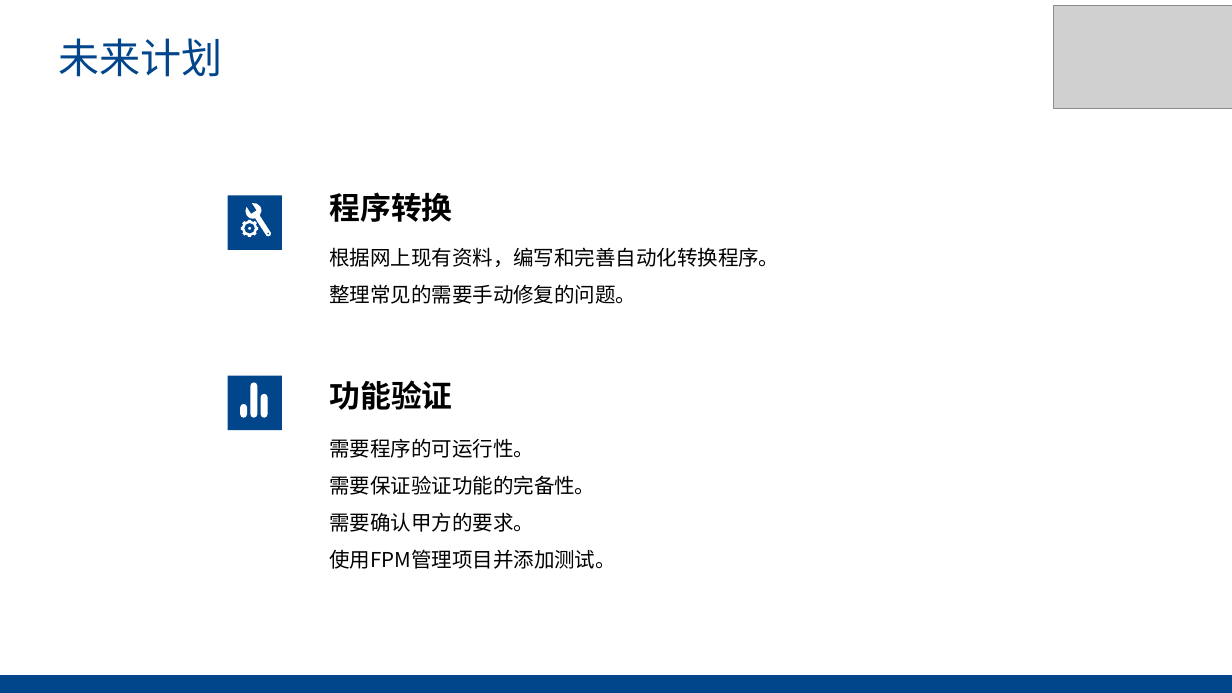
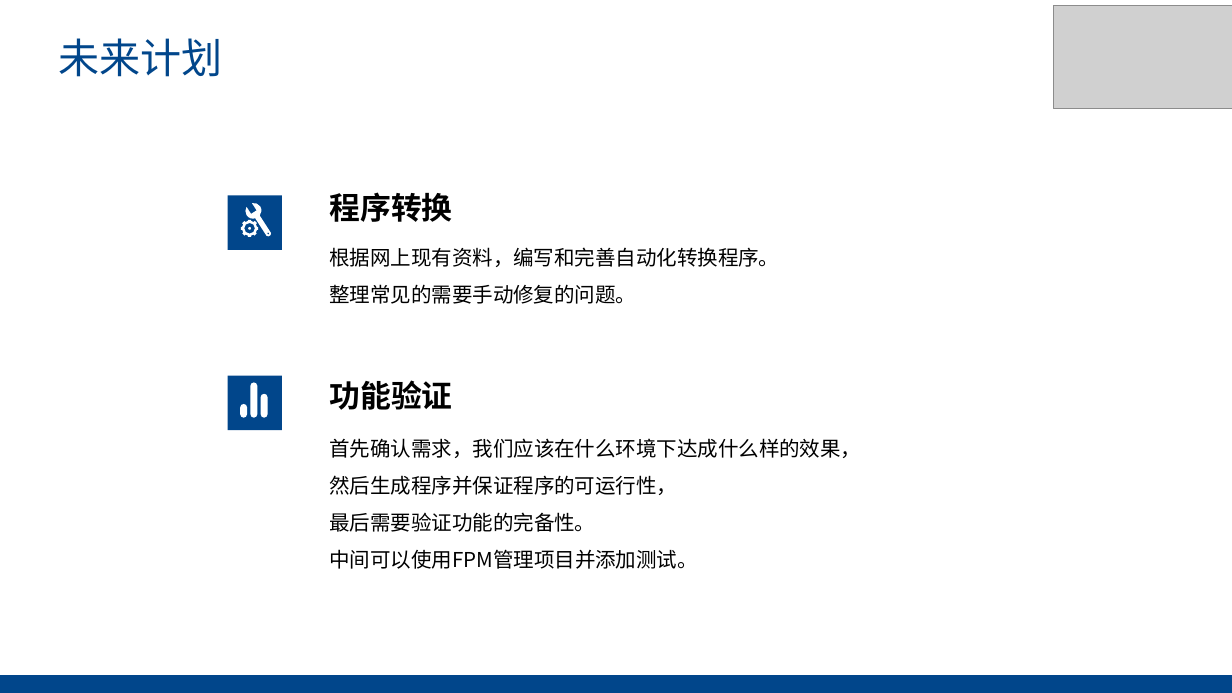
Before and after one commit to zhouyuheng2003/Modernizing-Old-Fortran, a slide deck: slide 9 of 2024.3.26调研报告/Modernizing Old Fortran调研报告.pptx. Drawn at 1232x693 pixels with LibreOffice and Linux fonts; fonts in the diff are those of the drawing; grey boxes stand for pictures. Boxes give left, top, right and bottom in pixels: in the first picture for what was removed or moved away, otherwise in the second. Text is boxed around its words. In the diff, an @@ line names an element or a change of style, - is before the commit and + after.

```diff
--- a/2024.3.26调研报告/Modernizing Old Fortran调研报告.pptx
+++ b/2024.3.26调研报告/Modernizing Old Fortran调研报告.pptx
@@ text at (x1=329, y1=438, x2=861, y2=569): text changed @@
-需要程序的可运行性。
-需要保证验证功能的完备性。
-需要确认甲方的要求。
-使用FPM管理项目并添加测试。
+首先确认需求，我们应该在什么环境下达成什么样的效果，
+然后生成程序并保证程序的可运行性，
+最后需要验证功能的完备性。
+中间可以使用FPM管理项目并添加测试。
```
Also in this commit, not shown: 2 other slides changed, 10 other files.
